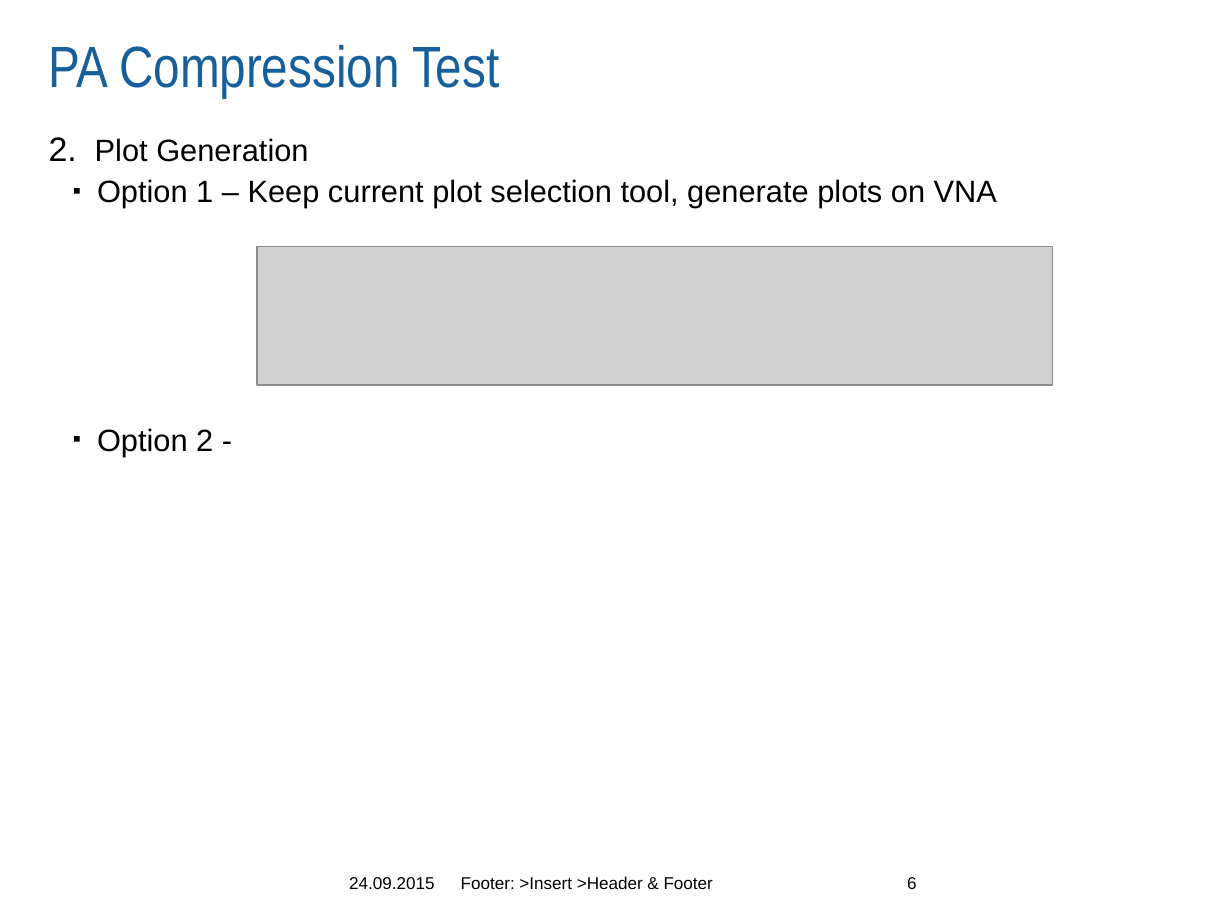
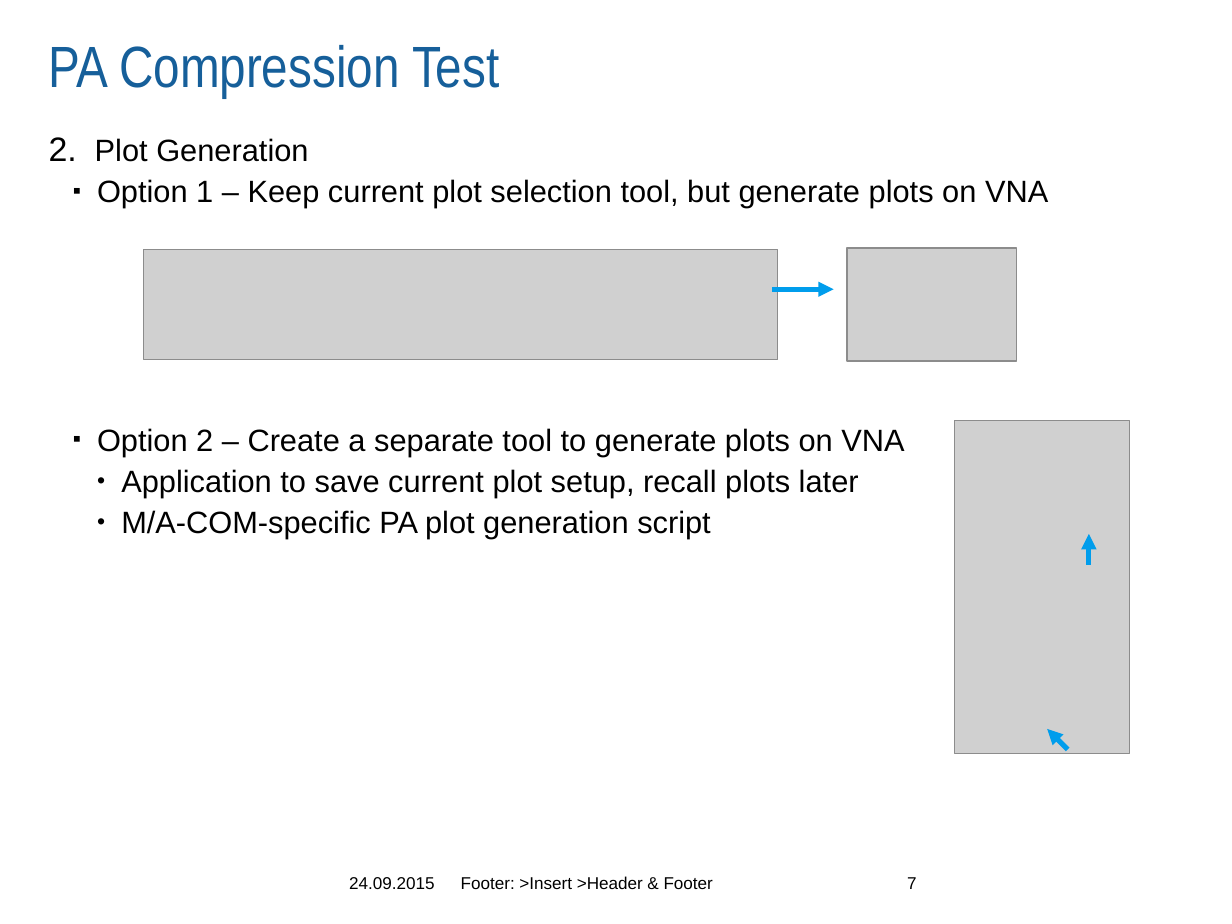
Before and after one commit to Terrabits/PACompressionTest, a slide deck: slide 7 of Screenshots/v2.0 Prototype/MA-COM PA Compression Test Software.pptx (slide 6 before the commit). Drawn at 1232x924 pixels with LibreOffice and Linux fonts; fonts in the diff are those of the drawing; grey boxes stand for pictures; background and template pictures are left out. Boxes give left, top, right and bottom in pixels: in the first picture for what was removed or moved away, otherwise in the second. Text is boxed around its words. In the diff, an @@ line names an element or a change of style, - is before the commit and + after.

```diff
--- a/Screenshots/v2.0 Prototype/MA-COM PA Compression Test Software.pptx
+++ b/Screenshots/v2.0 Prototype/MA-COM PA Compression Test Software.pptx
@@ text at [97, 179, 1048, 539]: text changed @@
-  ▪ Option 1 – Keep current plot selection tool, generate plots on VNA
-  ▪ Option 2 -
+  ▪ Option 1 – Keep current plot selection tool, but generate plots on VNA
+  ▪ Option 2 – Create a separate tool to generate plots on VNA
+    • Application to save current plot setup, recall plots later
+    • M/A-COM-specific PA plot generation script
@@ picture added at [144, 249, 779, 360] @@
@@ picture removed at [257, 246, 1053, 386] @@
@@ picture added at [846, 248, 1016, 361] @@
@@ arrow added from (772, 290) to (834, 290), #009DEC 3 pt @@
@@ picture added at [955, 421, 1130, 754] @@
@@ arrow added from (1089, 564) to (1089, 533), #009DEC 3 pt @@
@@ arrow added from (1068, 749) to (1047, 729), #009DEC 3 pt @@
@@ page number at [907, 877, 917, 889]: text changed @@
-6
+7
```
Also in this commit, not shown: 4 other slides changed, 3 slides added, 2 other files.
